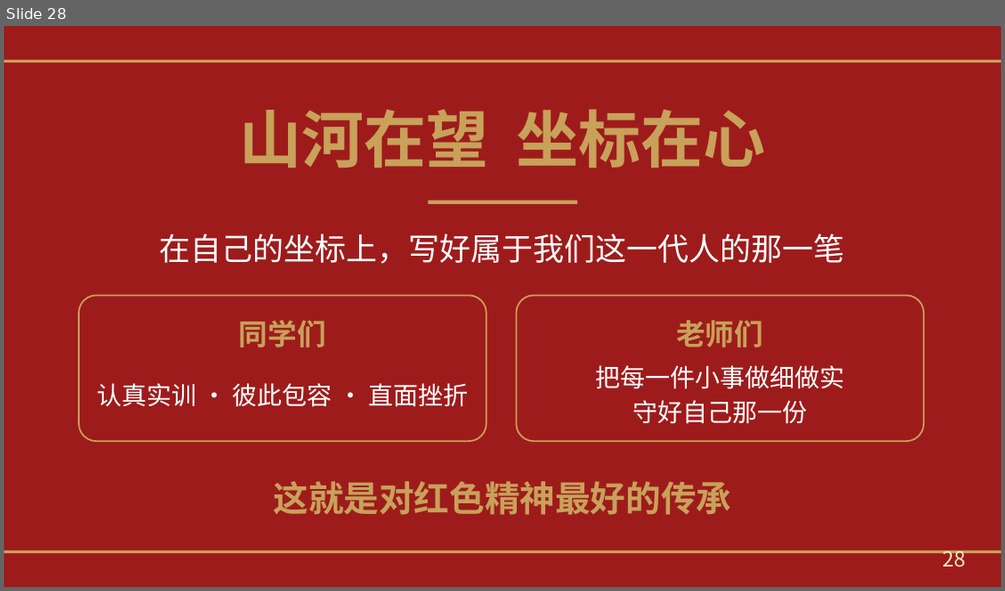
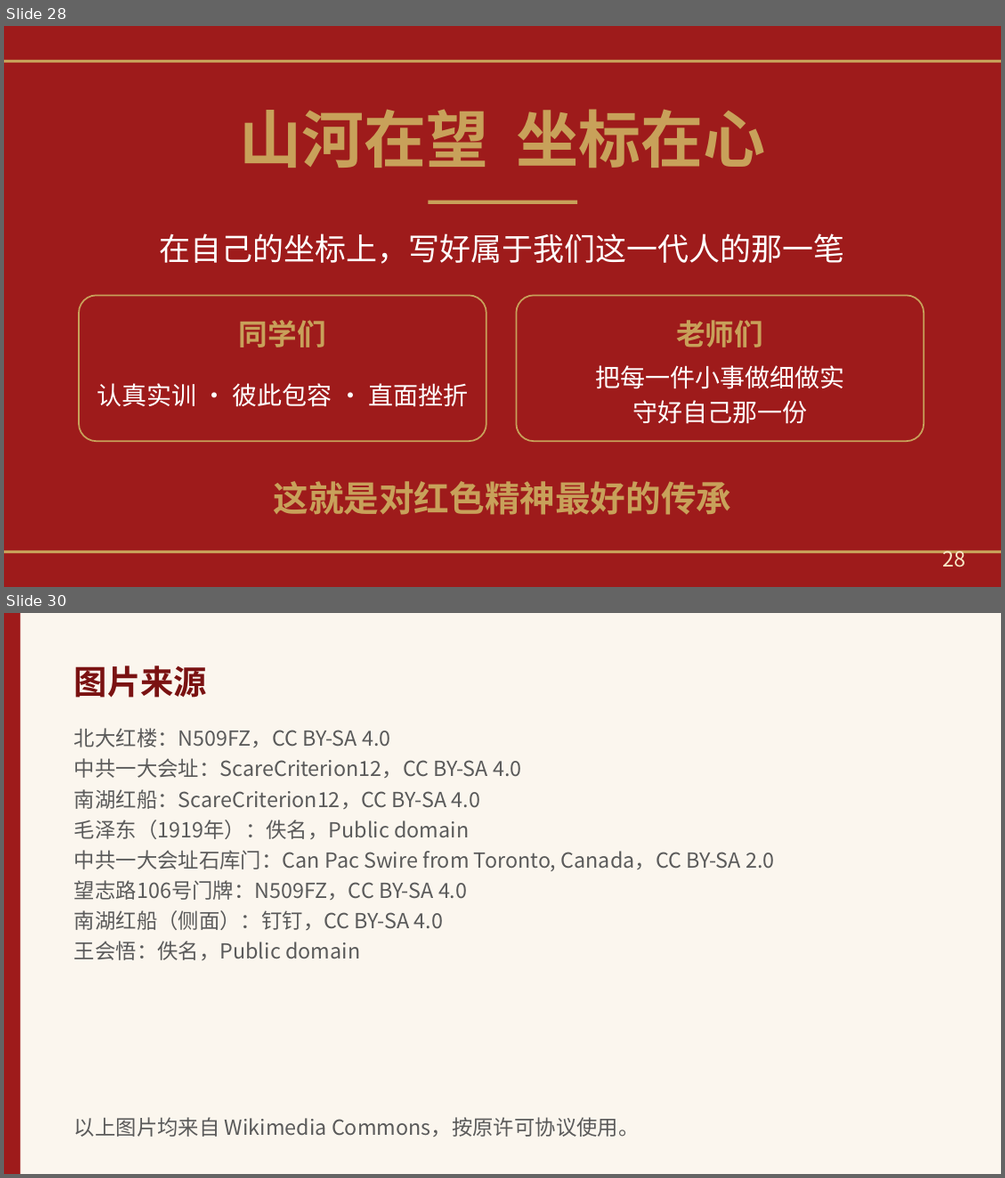
Before and after one commit to shyboy/studyh5, a slide deck: 09.望山河读书分享/《望山河》读书分享（30分钟版）.pptx. Shown one above the other, each under a label of ours: slide 28 before the commit, slides 28 and 30 after it; the slides between them are not shown. The pictures are 1005x591 and 1005x1178 pixels, drawn with LibreOffice and Linux fonts; fonts in the diff are those of the drawing. Boxes give left, top, right and bottom in pixels: in the first picture for what was removed or moved away, otherwise in the second. Text is boxed around its words. In the diff, an @@ line names an element or a change of style, - is before the commit and + after.

```diff
--- a/09.望山河读书分享/《望山河》读书分享（30分钟版）.pptx
+++ b/09.望山河读书分享/《望山河》读书分享（30分钟版）.pptx
@@ slide 30 added at (x1=4, y1=613, x2=1001, y2=1174), background #FBF6EE @@
@@ rectangle added at (x1=4, y1=613, x2=20, y2=1174), fill #9E1B1B @@
@@ text added at (x1=74, y1=666, x2=207, y2=698), 32 pt, text #7A1212, bold @@
+图片来源
@@ text added at (x1=74, y1=728, x2=774, y2=960), 20 pt, text #5A5A5A @@
+北大红楼：N509FZ，CC BY-SA 4.0
+中共一大会址：ScareCriterion12，CC BY-SA 4.0
+南湖红船：ScareCriterion12，CC BY-SA 4.0
+毛泽东（1919年）：佚名，Public domain
+中共一大会址石库门：Can Pac Swire from Toronto, Canada，CC BY-SA 2.0
+望志路106号门牌：N509FZ，CC BY-SA 4.0
+南湖红船（侧面）：钉钉，CC BY-SA 4.0
+王会悟：佚名，Public domain
@@ text added at (x1=74, y1=1117, x2=639, y2=1136), 20 pt, text #5A5A5A @@
+以上图片均来自 Wikimedia Commons，按原许可协议使用。
```
Also in this commit, not shown: 25 slides changed, 2 other files.
